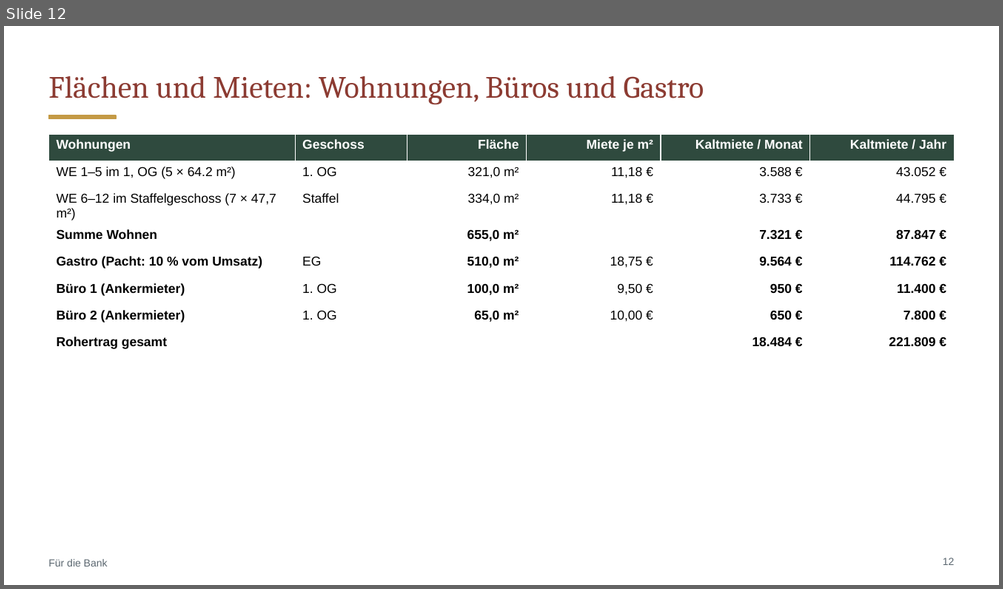
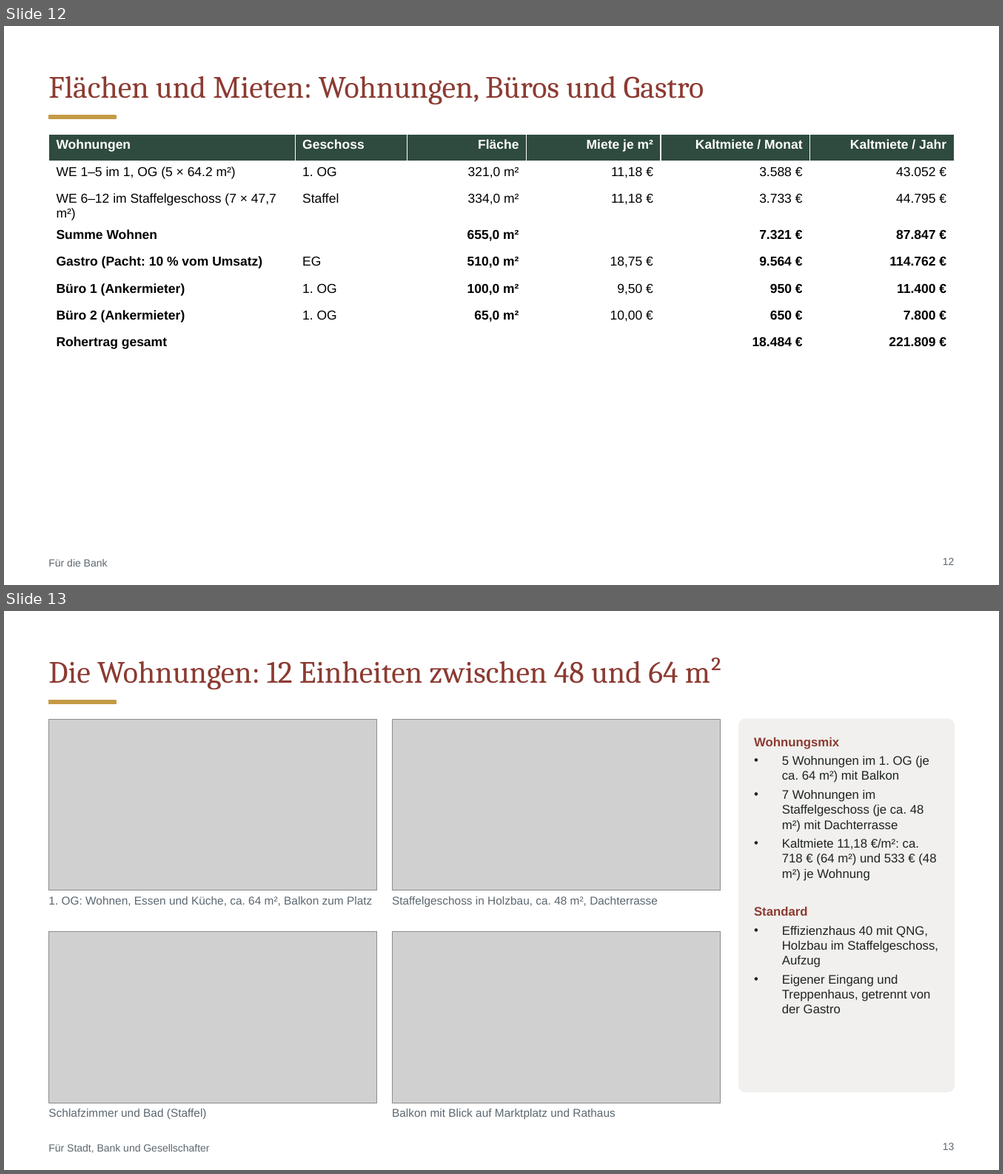
Before and after one commit to CartoonUsername/bau-projekt, a slide deck: praesentation/Neue-Mitte-Werlte_Baufeld3_12-Wohnungen_Restaurant-Bar.pptx. Shown one above the other, each under a label of ours: slide 12 before the commit, slides 12 and 13 after it. The pictures are 1003x589 and 1003x1174 pixels, drawn with LibreOffice and Linux fonts; fonts in the diff are those of the drawing; grey boxes stand for pictures. Boxes give left, top, right and bottom in pixels: in the first picture for what was removed or moved away, otherwise in the second. Text is boxed around its words. In the diff, an @@ line names an element or a change of style, - is before the commit and + after.

```diff
--- a/praesentation/Neue-Mitte-Werlte_Baufeld3_12-Wohnungen_Restaurant-Bar.pptx
+++ b/praesentation/Neue-Mitte-Werlte_Baufeld3_12-Wohnungen_Restaurant-Bar.pptx
@@ slide 13 added at (x1=4, y1=611, x2=999, y2=1170), background #FFFFFF; not listed: 1 template element that a slide beside it also shows @@
@@ title added at (x1=48, y1=658, x2=723, y2=689), 30 pt, text #8C3B32 @@
+Die Wohnungen: 12 Einheiten zwischen 48 und 64 m²
@@ picture added at (x1=48, y1=719, x2=377, y2=891) @@
@@ picture added at (x1=392, y1=719, x2=720, y2=891) @@
@@ rounded rectangle added at (x1=739, y1=719, x2=954, y2=1092), fill #F1F0EE, outline #F1F0EE 1 pt @@
@@ text added at (x1=754, y1=738, x2=938, y2=1014), 12 pt, text #1F2421 @@
+Wohnungsmix
+• 5 Wohnungen im 1. OG (je ca. 64 m²) mit Balkon
+• 7 Wohnungen im Staffelgeschoss (je ca. 48 m²) mit Dachterrasse
+• Kaltmiete 11,18 €/m²: ca. 718 € (64 m²) und 533 € (48 m²) je Wohnung
+Standard
+• Effizienzhaus 40 mit QNG, Holzbau im Staffelgeschoss, Aufzug
+• Eigener Eingang und Treppenhaus, getrennt von der Gastro
@@ text added at (x1=48, y1=897, x2=372, y2=906), 11 pt, text #5B6770 @@
+1. OG: Wohnen, Essen und Küche, ca. 64 m², Balkon zum Platz
@@ text added at (x1=392, y1=897, x2=657, y2=907), 11 pt, text #5B6770 @@
+Staffelgeschoss in Holzbau, ca. 48 m², Dachterrasse
@@ picture added at (x1=48, y1=932, x2=377, y2=1103) @@
@@ picture added at (x1=392, y1=932, x2=720, y2=1103) @@
@@ text added at (x1=48, y1=1109, x2=207, y2=1119), 11 pt, text #5B6770 @@
+Schlafzimmer und Bad (Staffel)
@@ text added at (x1=392, y1=1109, x2=614, y2=1119), 11 pt, text #5B6770 @@
+Balkon mit Blick auf Marktplatz und Rathaus
@@ page number added at (x1=942, y1=1143, x2=954, y2=1150), 10 pt, text #5B6770 @@
+13
@@ text added at (x1=48, y1=1145, x2=209, y2=1153), 10 pt, text #5B6770 @@
+Für Stadt, Bank und Gesellschafter
```
Also in this commit, not shown: 2 slides changed, 21 other files.
